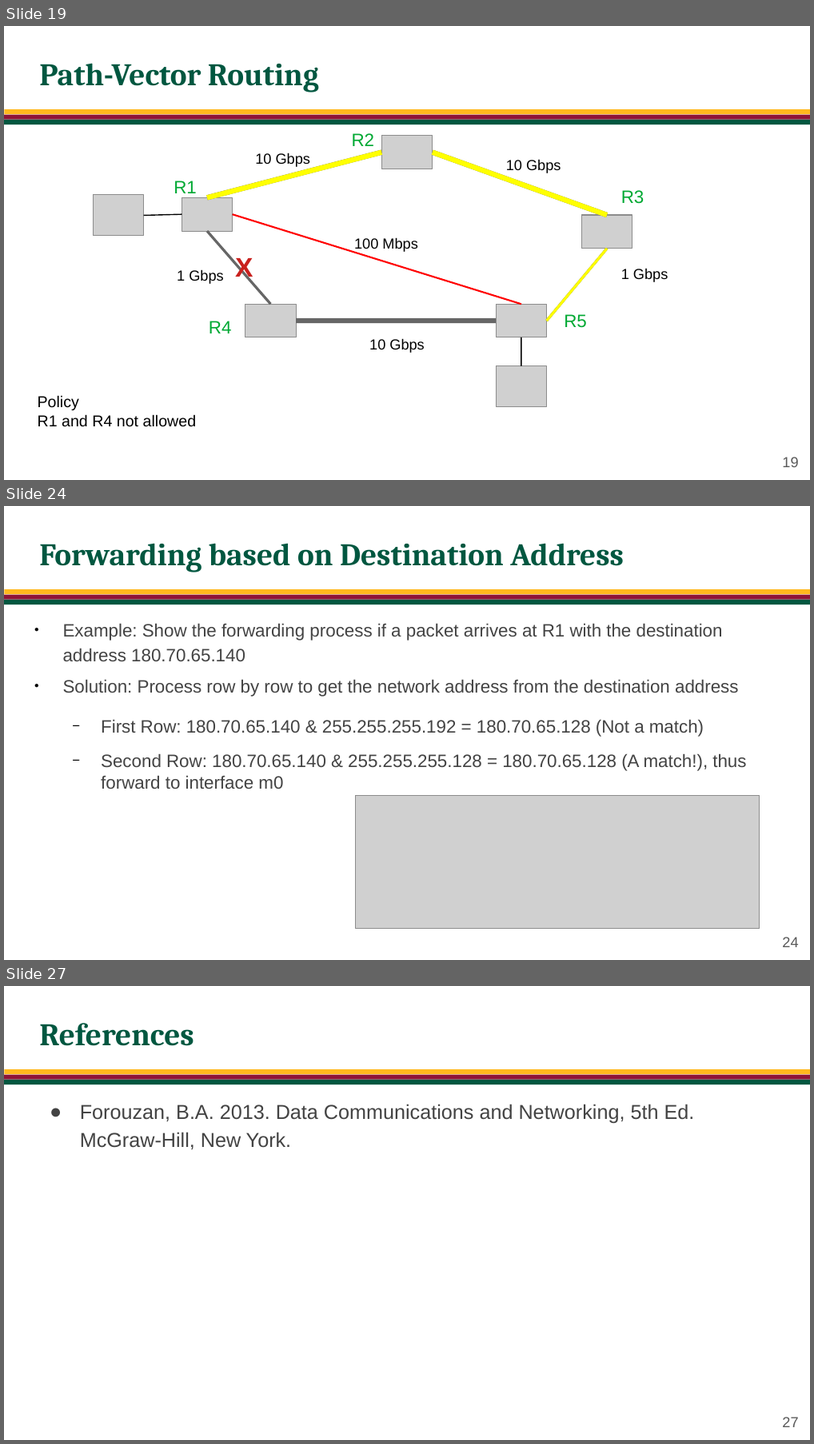
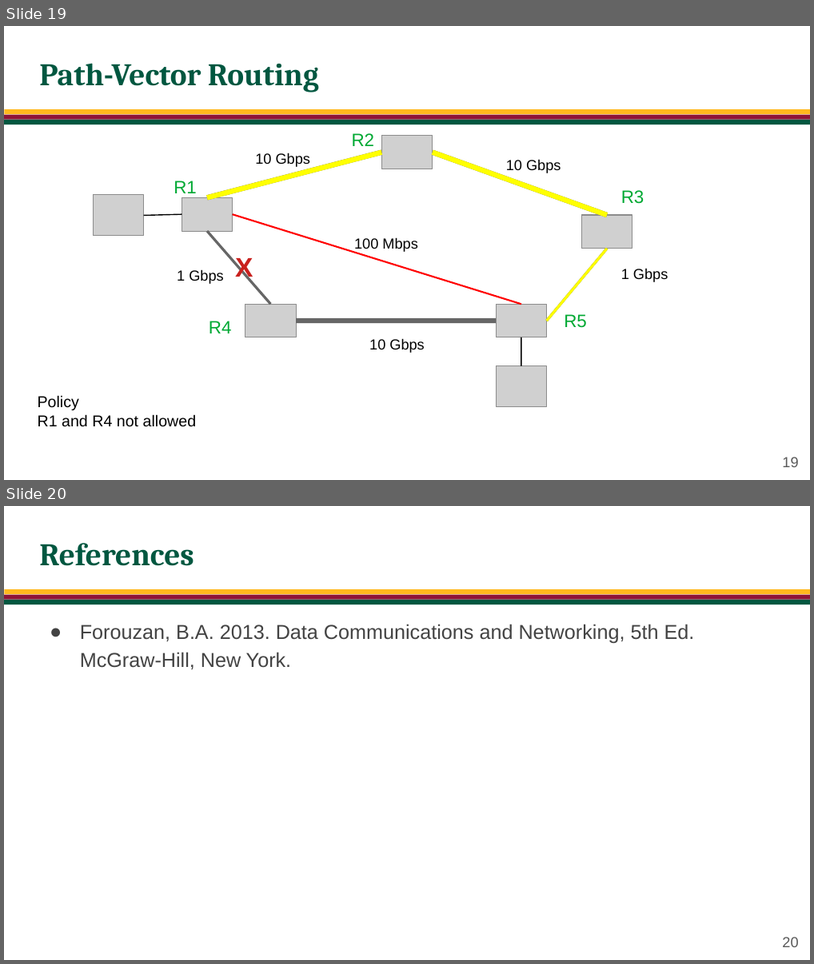
Before and after one commit to jachermocilla/extra-course-materials, a slide deck: cmsc137/slides-rsm/CMSC 137 - 21 - Routing.odp. Shown one above the other, each under a label of ours: slides 19, 24 and 27 before the commit, slides 19 and 20 after it; the slides between them are not shown. The pictures are 814x1444 and 814x964 pixels, drawn with LibreOffice and Linux fonts; fonts in the diff are those of the drawing; grey boxes stand for pictures; background and template pictures are left out. Boxes give left, top, right and bottom in pixels: in the first picture for what was removed or moved away, otherwise in the second. Text is boxed around its words. In the diff, an @@ line names an element or a change of style, - is before the commit and + after.

```diff
--- a/cmsc137/slides-rsm/CMSC 137 - 21 - Routing.odp
+++ b/cmsc137/slides-rsm/CMSC 137 - 21 - Routing.odp
@@ slide 24 removed at [4, 506, 810, 960], background #FFFFFF; not listed: 3 template elements that a slide beside it also shows @@
@@ title removed at [39, 543, 624, 572] @@
-Forwarding based on Destination Address
@@ text removed at [63, 623, 746, 788] @@
-● Example: Show the forwarding process if a packet arrives at R1 with the destination address 180.70.65.140
-● Solution: Process row by row to get the network address from the destination address
-  − First Row: 180.70.65.140 & 255.255.255.192 = 180.70.65.128 (Not a match)
-  − Second Row: 180.70.65.140 & 255.255.255.128 = 180.70.65.128 (A match!), thus forward to interface m0
@@ picture removed at [355, 795, 759, 928] @@
@@ page number removed at [782, 936, 798, 947] @@
-24
@@ what was slide 27 is now slide 20 @@
@@ page number at [782, 936, 798, 947]: text changed @@
-27
+20
```
Also in this commit, not shown: 1 slide changed, 6 other slides removed, 38 other files.
